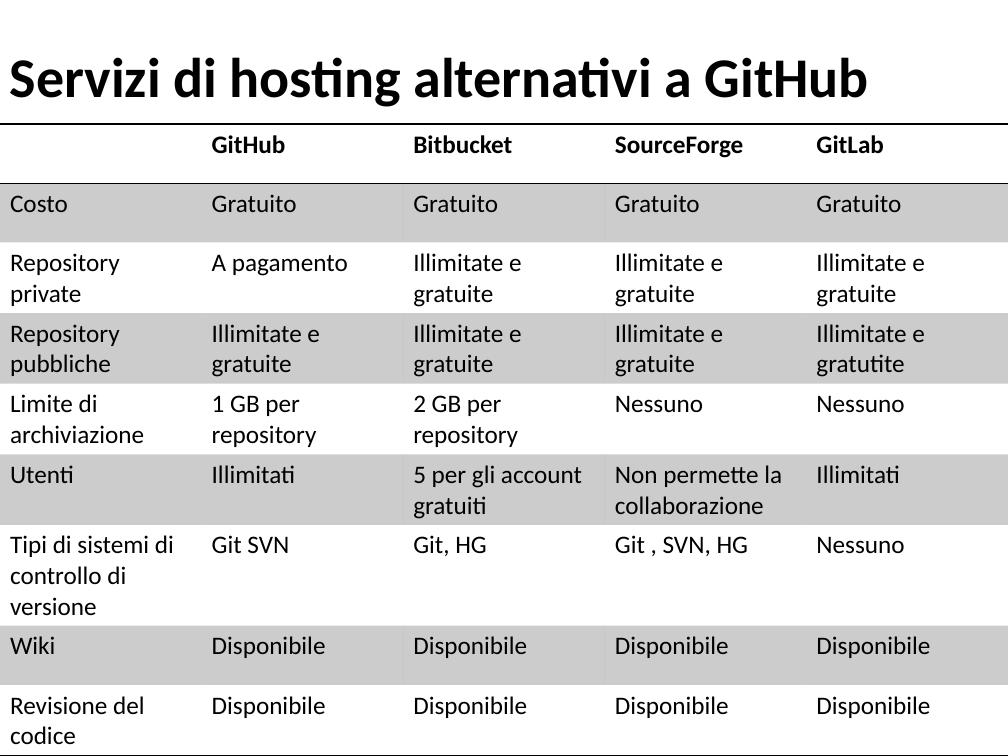
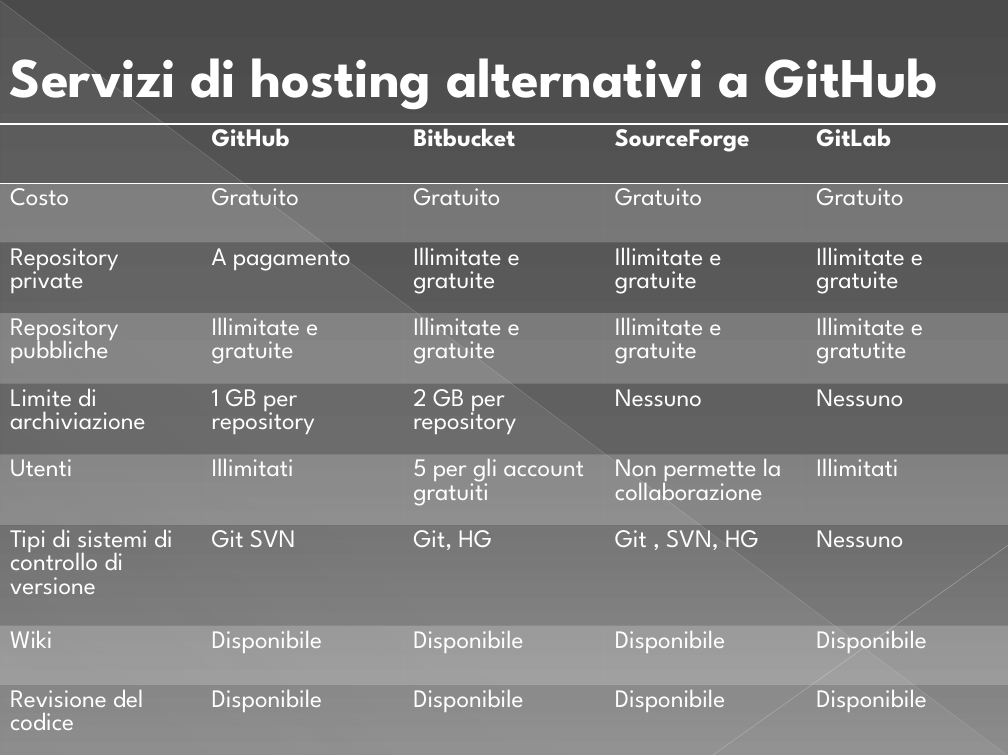
Before and after one commit to IlPep/PresentazioneLaurea, a slide deck: slide 15 of Presentazione tesi.pptx (slide 14 before the commit). Drawn at 1008x756 pixels with LibreOffice and Linux fonts; fonts in the diff are those of the drawing. Boxes give left, top, right and bottom in pixels: in the first picture for what was removed or moved away, otherwise in the second. Text is boxed around its words. In the diff, an @@ line names an element or a change of style, - is before the commit and + after.

```diff
--- a/Presentazione tesi.pptx
+++ b/Presentazione tesi.pptx
@@ background #FFFFFF to gradient #4A4A4A to #626262 to #8C8C8C @@
@@ line added from (0, 1) to (1007, 755), #BFBFBF 0.39 pt @@
@@ right triangle added at [1, 2, 1007, 756], fill gradient #D2D2D2 @@
@@ text "Servizi di hosting alternativi a ..." at [10, 58, 938, 110]: font Calibri to League Spartan, text colour #000000 to #FFFFFF @@
@@ table at [0, 124, 1008, 756] @@
@@ fill #000000 at 20% opacity to #FFFFFF at 20% opacity in 20 cells @@
@@ font Calibri to League Spartan, text colour #000000 to #FFFFFF @@
@@ borders changed @@
@@ line added from (1008, 545) to (713, 755), #C6C6C6 0.47 pt @@
```
Also in this commit, not shown: 12 other slides changed, 4 slides added, 2 slides removed, 1 other file.
